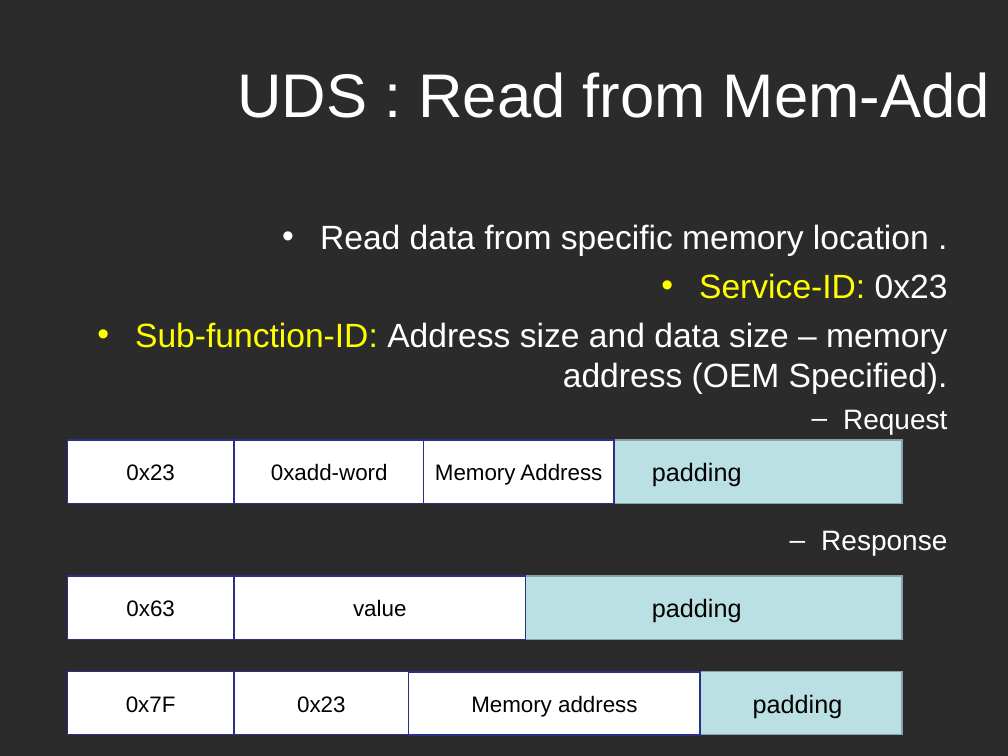
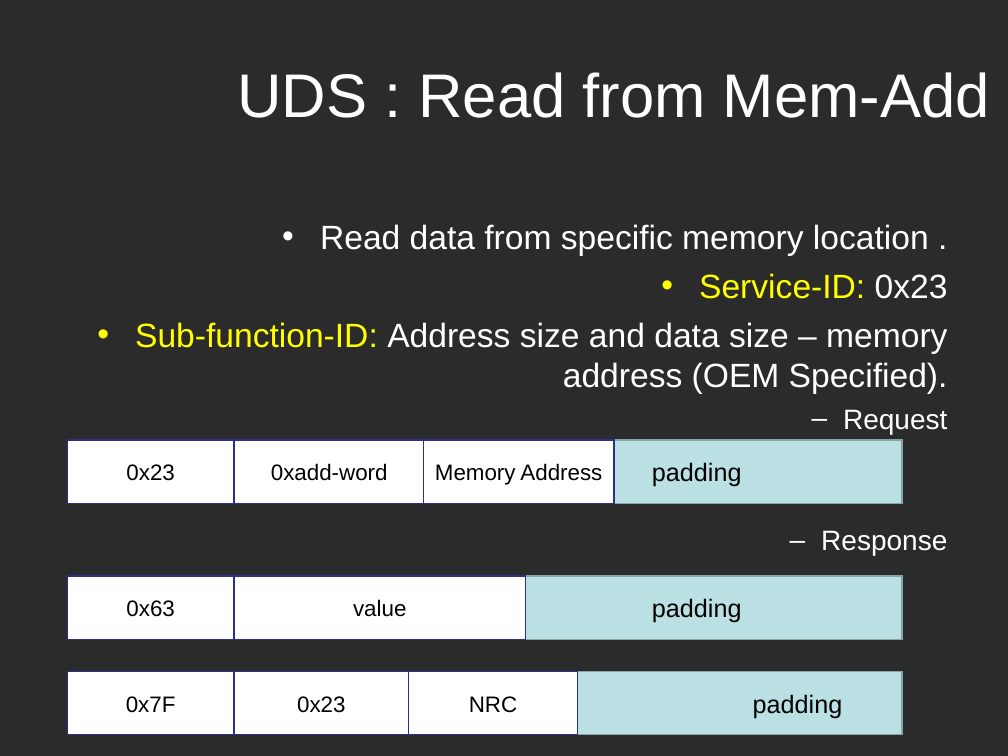
Before and after one commit to Marcelle-Samir/Firmware_Over_The_Air, a slide deck: slide 27 of project Documentation/Second week/Search-UDS.ppt (slide 23 before the commit). Drawn at 1008x756 pixels with LibreOffice and Linux fonts; fonts in the diff are those of the drawing; background and template pictures are left out; a plain dark background stands for a picture behind light text. Boxes give left, top, right and bottom in pixels: in the first picture for what was removed or moved away, otherwise in the second. Text is boxed around its words. In the diff, an @@ line names an element or a change of style, - is before the commit and + after.

```diff
--- a/project Documentation/Second week/Search-UDS.ppt
+++ b/project Documentation/Second week/Search-UDS.ppt
@@ rectangle removed at box(408, 672, 700, 736) @@
-Memory address
@@ rectangle added at box(408, 671, 577, 735), fill #FFFFFF, outline #2D2D8A 0.99 pt, 16 pt, text #000000 @@
+NRC
```
Also in this commit, not shown: 11 other slides changed, 6 slides added.
